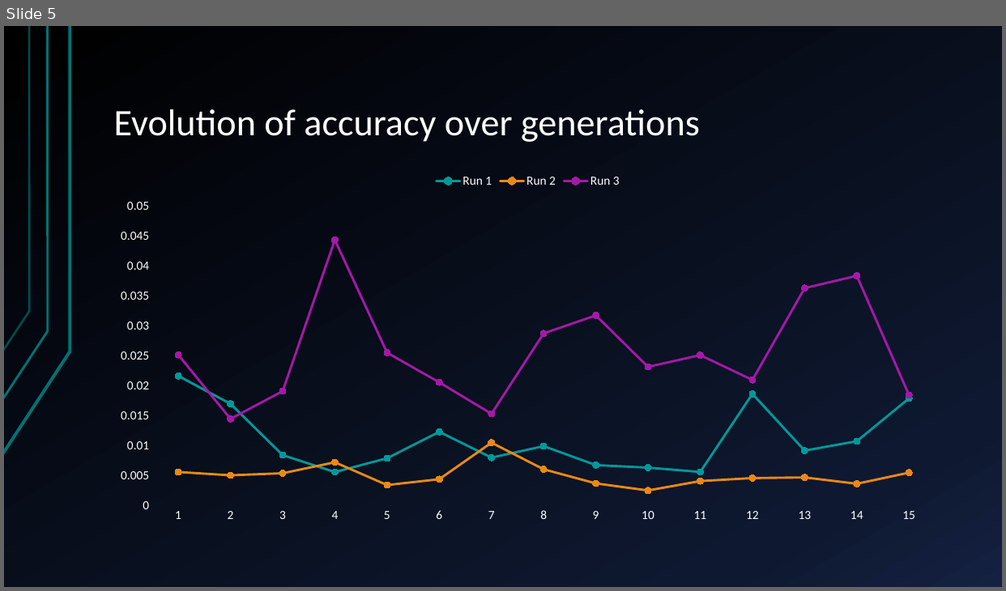
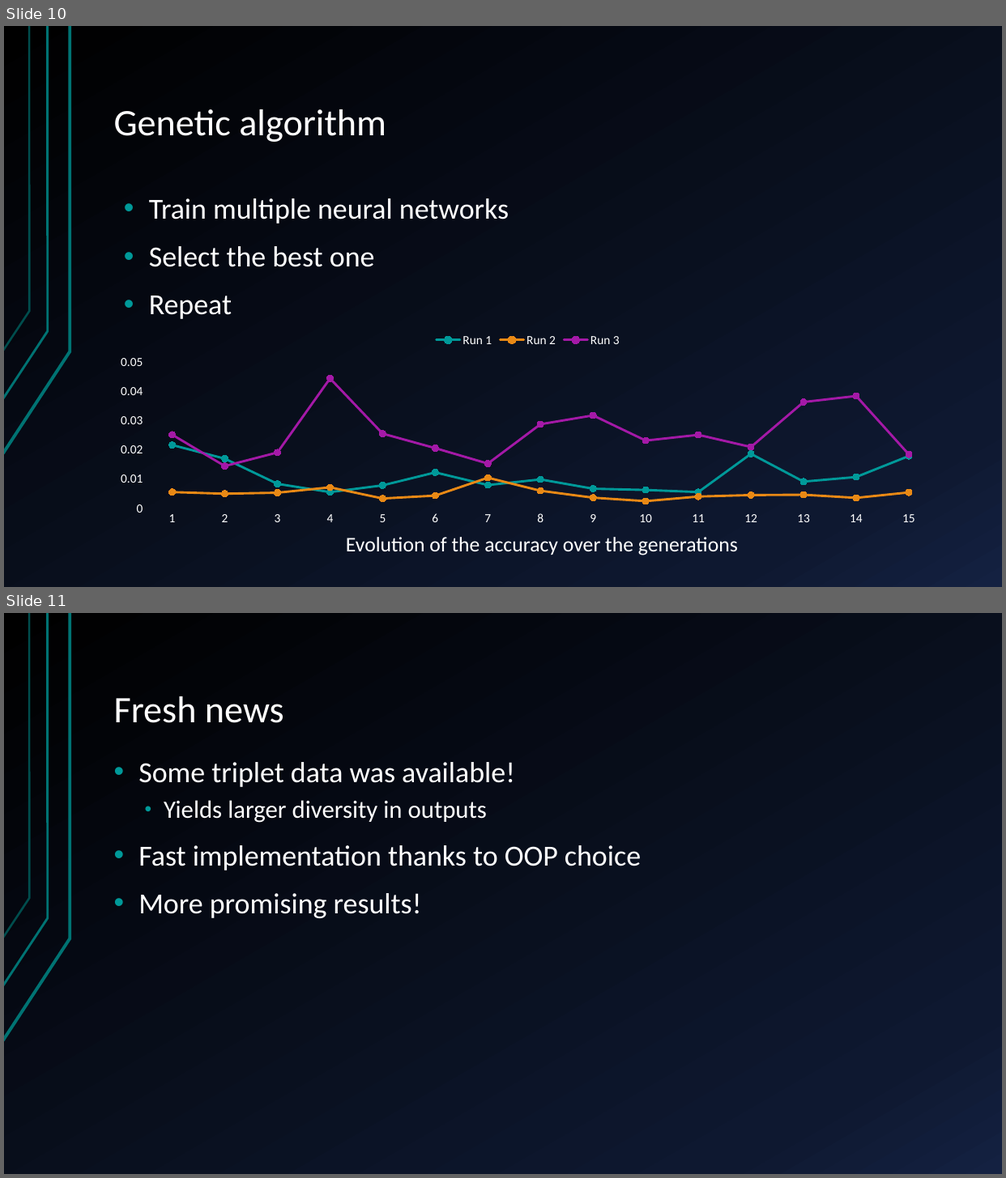
Before and after one commit to Leirof/M1-TNO_Detection_Efficiency, a slide deck: report/Diapo soutenance.pptx. Shown one above the other, each under a label of ours: slide 5 before the commit, slides 10 and 11 after it. The pictures are 1006x591 and 1006x1178 pixels, drawn with LibreOffice and Linux fonts; fonts in the diff are those of the drawing. Boxes give left, top, right and bottom in pixels: in the first picture for what was removed or moved away, otherwise in the second. Text is boxed around its words. In the diff, an @@ line names an element or a change of style, - is before the commit and + after.

```diff
--- a/report/Diapo soutenance.pptx
+++ b/report/Diapo soutenance.pptx
@@ slide 11 added at (x1=4, y1=613, x2=1002, y2=1174), background gradient #000000 to #0F1931 to #142242; not listed: 3 template elements that a slide beside it also shows @@
@@ title added at (x1=114, y1=696, x2=284, y2=723), 36 pt, text #FFFFFF @@
+Fresh news
@@ text added at (x1=138, y1=762, x2=641, y2=918), 28 pt, text #FFFFFF @@
+• Some triplet data was available!
+  • Yields larger diversity in outputs
+• Fast implementation thanks to OOP choice
+• More promising results!
@@ what was slide 5 is now slide 10 @@
@@ slide 10 changed as well @@
@@ title at (x1=114, y1=109, x2=386, y2=142): text changed @@
-Evolution of accuracy over generations
+Genetic algorithm
@@ text added at (x1=149, y1=199, x2=509, y2=319), 28 pt, text #FFFFFF @@
+• Train multiple neural networks
+• Select the best one
+• Repeat
@@ line chart resized from (x1=104, y1=165, x2=952, y2=531) to (x1=104, y1=325, x2=952, y2=531) @@
@@ text added at (x1=346, y1=537, x2=738, y2=556), 20 pt, text #FFFFFF @@
+Evolution of the accuracy over the generations
```
Also in this commit, not shown: 4 other slides changed, 7 other slides added, 1 slide removed, 6 other files.
